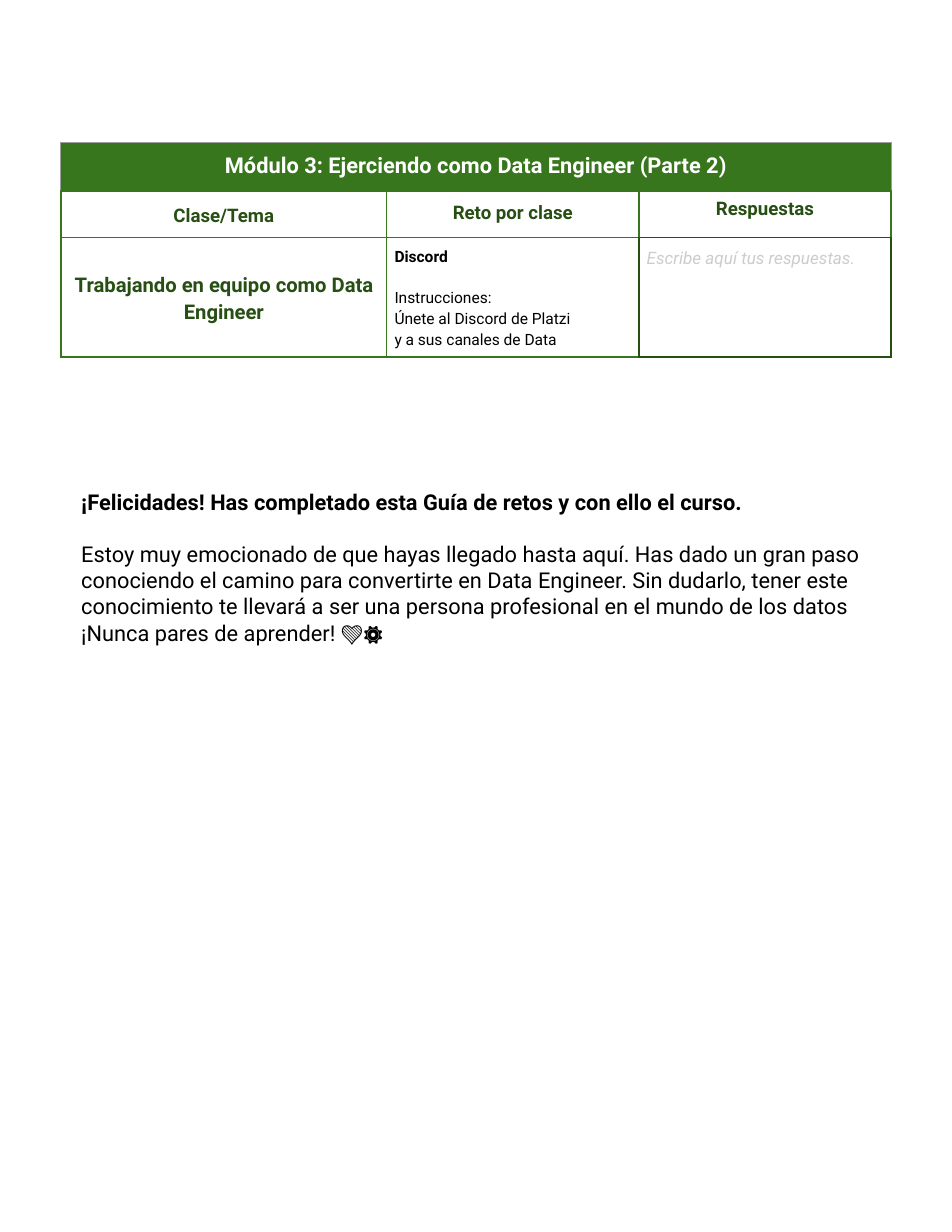
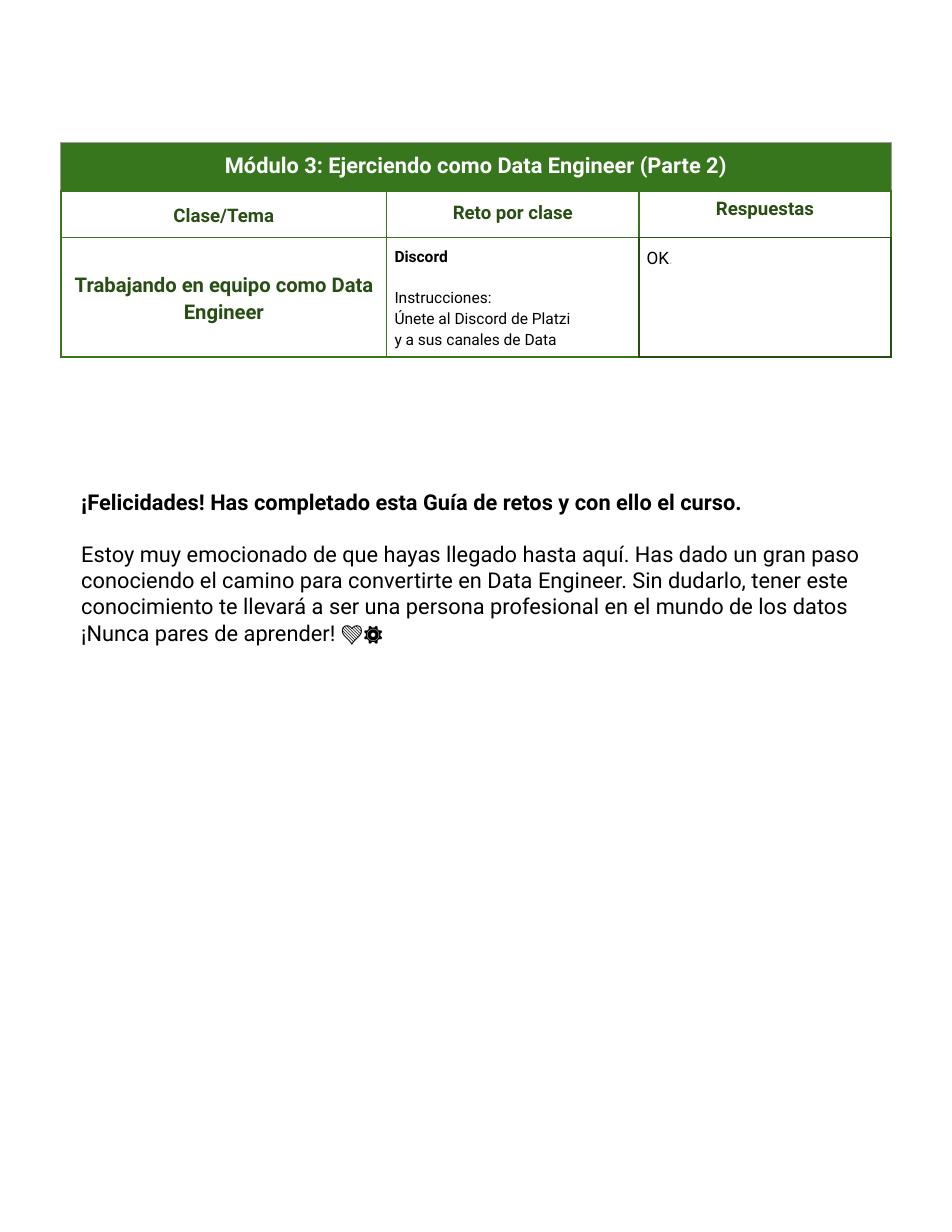
Before and after one commit to celioso/Cursos-de-Platzi, a slide deck: slide 5 of CursodeFundamentosdeIngenieriadeDatos/guia-de-retos-curso-fundamentos-ingenieria-de-datos-students.pptx. Drawn at 952x1232 pixels with LibreOffice and Linux fonts; fonts in the diff are those of the drawing; background and template pictures are left out. Boxes give left, top, right and bottom in pixels: in the first picture for what was removed or moved away, otherwise in the second. Text is boxed around its words. In the diff, an @@ line names an element or a change of style, - is before the commit and + after.

```diff
--- a/CursodeFundamentosdeIngenieriadeDatos/guia-de-retos-curso-fundamentos-ingenieria-de-datos-students.pptx
+++ b/CursodeFundamentosdeIngenieriadeDatos/guia-de-retos-curso-fundamentos-ingenieria-de-datos-students.pptx
@@ table at [60, 142, 890, 358] @@
-row 3, column 3: Escribe aquí tus respuestas.
+row 3, column 3: OK.
```
Also in this commit, not shown: 2 other slides changed, 2 other files.
